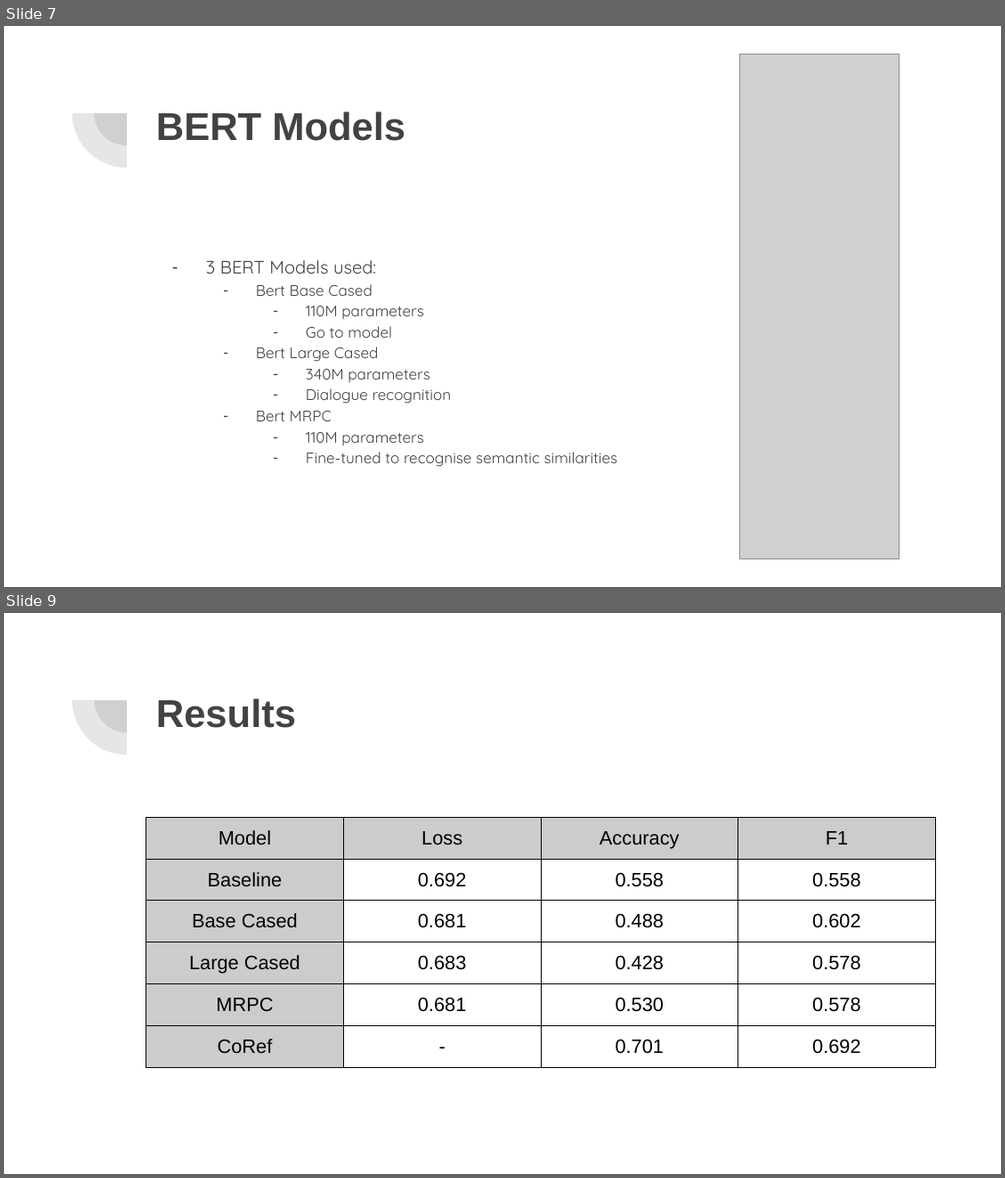
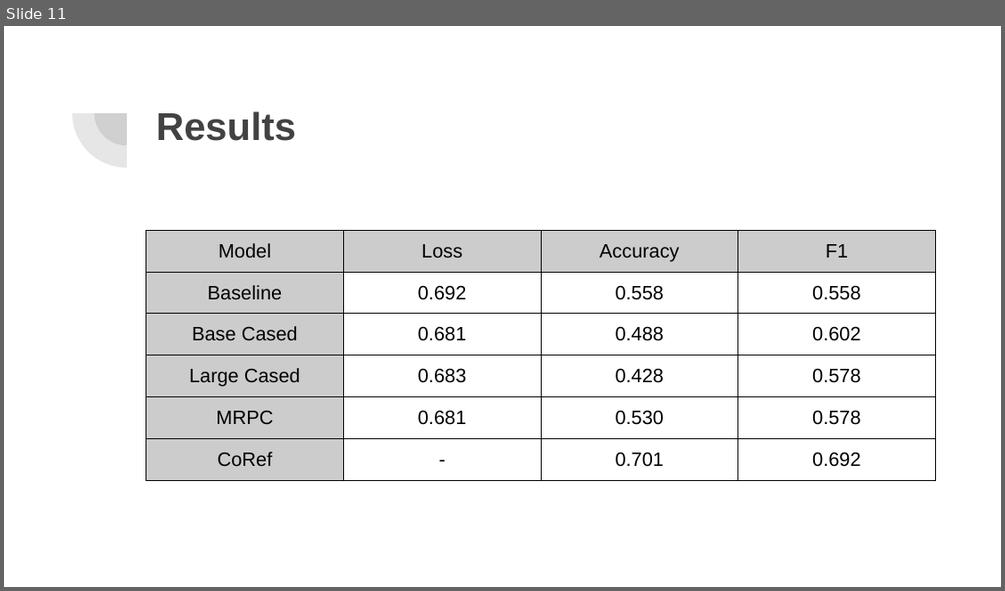
Before and after one commit to zfenton/W266_Final, a slide deck: Final Presentation.pptx. Shown one above the other, each under a label of ours: slides 7 and 9 before the commit, slide 11 after it; the slides between them are not shown. The pictures are 1005x1178 and 1005x591 pixels, drawn with LibreOffice and Linux fonts; fonts in the diff are those of the drawing; grey boxes stand for pictures. Boxes give left, top, right and bottom in pixels: in the first picture for what was removed or moved away, otherwise in the second. Text is boxed around its words. In the diff, an @@ line names an element or a change of style, - is before the commit and + after.

```diff
--- a/Final Presentation.pptx
+++ b/Final Presentation.pptx
@@ slide 7 removed at (4, 26, 1001, 587), background #FFFFFF; not listed: 2 template elements that a slide beside it also shows @@
@@ picture removed at (740, 54, 899, 558) @@
@@ title removed at (156, 111, 405, 141) @@
-BERT Models
@@ text removed at (206, 260, 618, 467) @@
-– 3 BERT Models used:
-  – Bert Base Cased
-    – 110M parameters
-    – Go to model
-  – Bert Large Cased
-    – 340M parameters
-    – Dialogue recognition
-  – Bert MRPC
-    – 110M parameters
-    – Fine-tuned to recognise semantic similarities
@@ what was slide 9 is now slide 11 @@
```
Also in this commit, not shown: 4 slides changed, 3 slides added.
